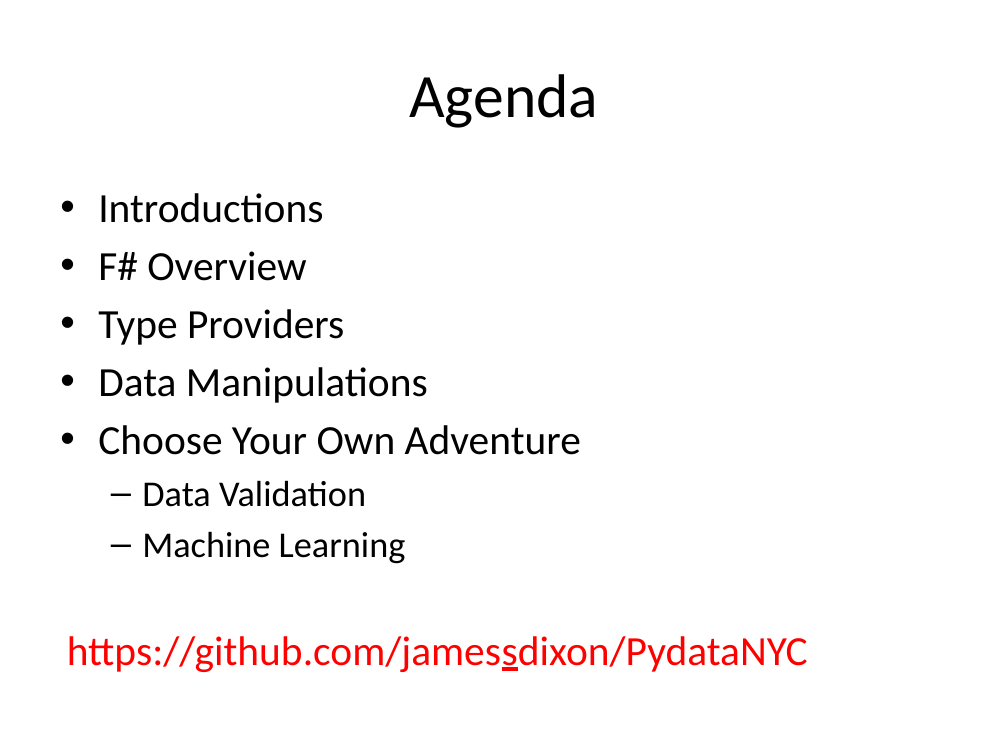
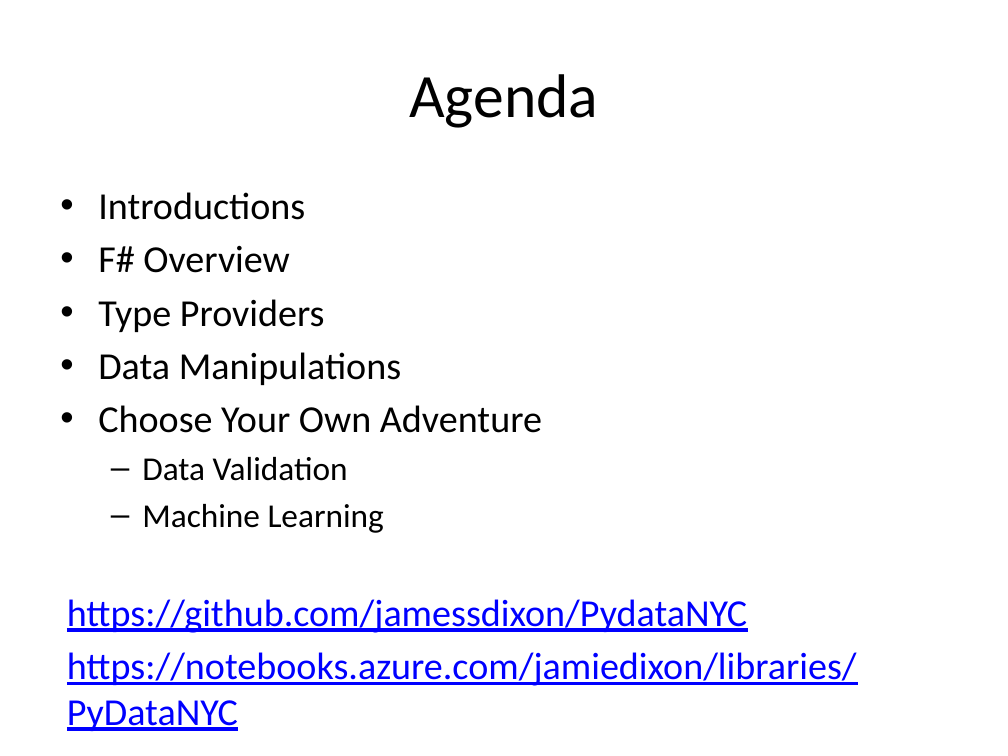
Before and after one commit to AlanGitHub00/PydataNYC, a slide deck: slide 2 of presentation/FSharpForData.pptx. Drawn at 1008x756 pixels with LibreOffice and Linux fonts; fonts in the diff are those of the drawing. Boxes give left, top, right and bottom in pixels: in the first picture for what was removed or moved away, otherwise in the second. Text is boxed around its words. In the diff, an @@ line names an element or a change of style, - is before the commit and + after.

Commit message:
typos

```diff
--- a/presentation/FSharpForData.pptx
+++ b/presentation/FSharpForData.pptx
@@ text at [67, 192, 748, 633]: size 29.6 to 27.2 pt in "Introductions", "F# Overview", "Type Providers", "Data Manipulations" and 2 more places; size 25.9 to 23.8 pt in "Data Validation", "Machine Learning"; text colour #FF0000 to #0000FF, underline on in "https://github.com/jamessdixon/PydataNYC" @@
@@ text at [67, 652, 857, 686]: paragraph added @@
+https://notebooks.azure.com/jamiedixon/libraries/PyDataNYC
```
